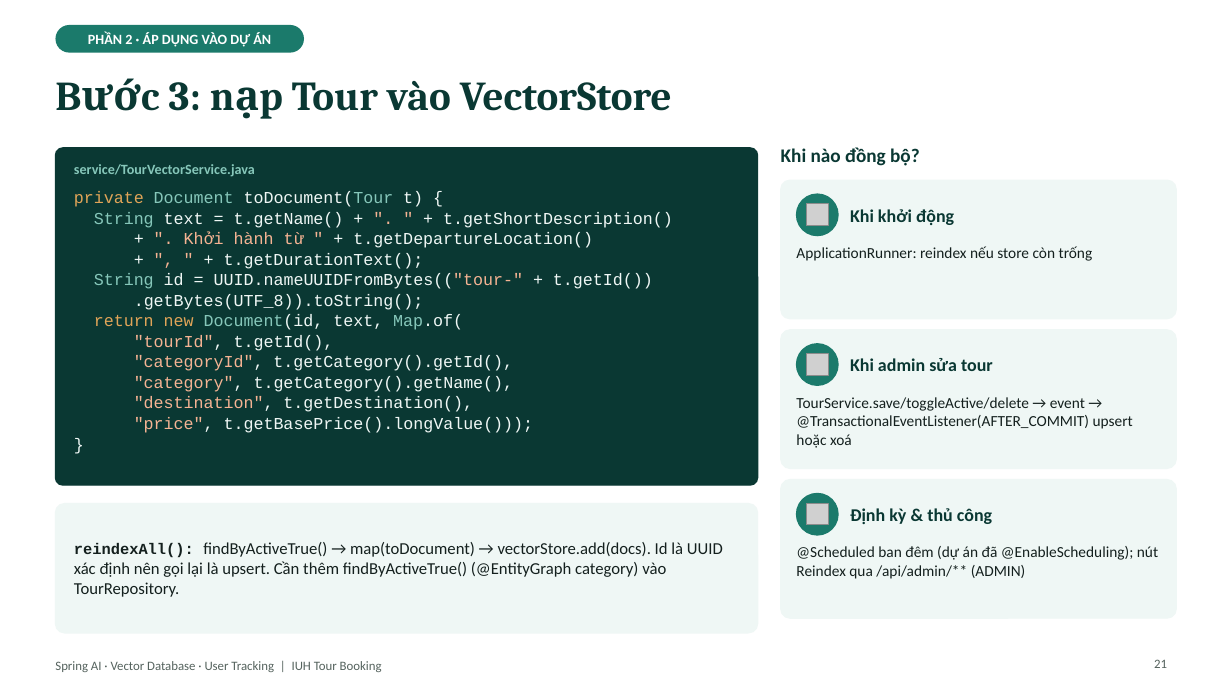
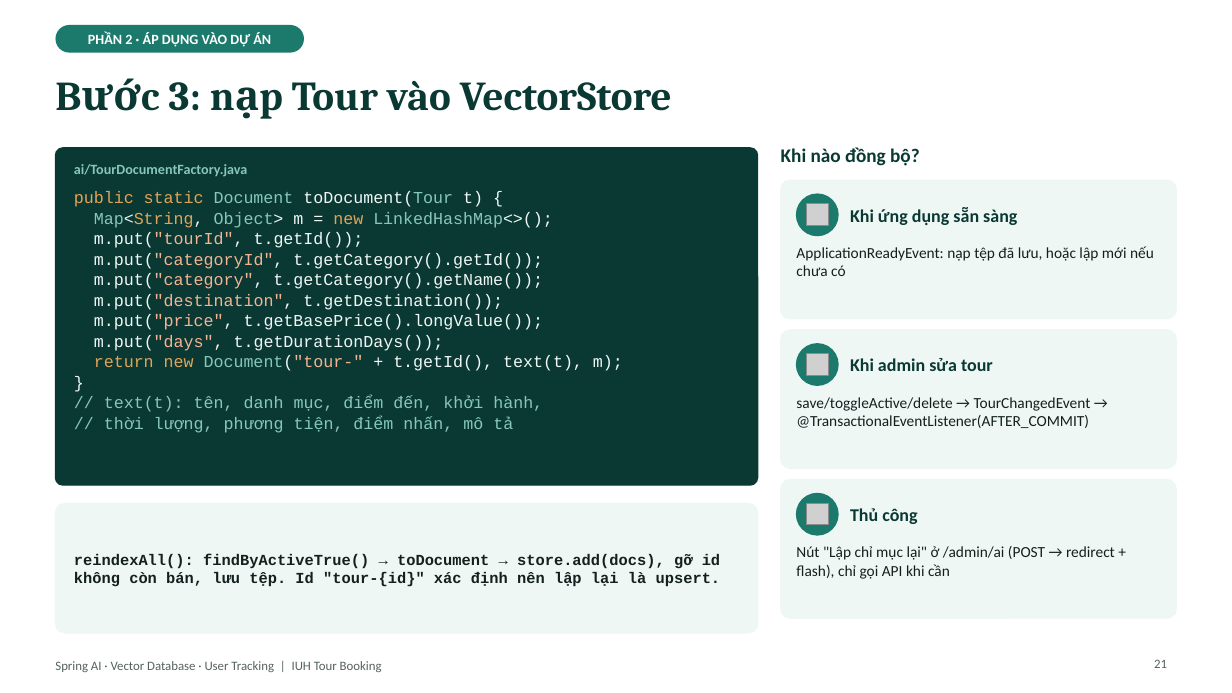
Before and after one commit to kanele05/project_www, a slide deck: slide 21 of docs/presentation/SpringAI_VectorDB_UserTracking.pptx. Drawn at 1232x693 pixels with LibreOffice and Linux fonts; fonts in the diff are those of the drawing; grey boxes stand for pictures. Boxes give left, top, right and bottom in pixels: in the first picture for what was removed or moved away, otherwise in the second. Text is boxed around its words. In the diff, an @@ line names an element or a change of style, - is before the commit and + after.

```diff
--- a/docs/presentation/SpringAI_VectorDB_UserTracking.pptx
+++ b/docs/presentation/SpringAI_VectorDB_UserTracking.pptx
@@ text at [74,164,247,177]: text changed @@
-service/TourVectorService.java
+ai/TourDocumentFactory.java
@@ text at [74,191,623,371]: text changed @@
-private Document toDocument(Tour t) {
-String text = t.getName() + ". " + t.getShortDescription()
-+ ". Khởi hành từ " + t.getDepartureLocation()
-+ ", " + t.getDurationText();
-String id = UUID.nameUUIDFromBytes(("tour-" + t.getId())
-.getBytes(UTF_8)).toString();
-return new Document(id, text, Map.of(
-"tourId", t.getId(),
-"categoryId", t.getCategory().getId(),
-"category", t.getCategory().getName(),
-"destination", t.getDestination(),
-"price", t.getBasePrice().longValue()));
+public static Document toDocument(Tour t) {
+Map<String, Object> m = new LinkedHashMap<>();
+m.put("tourId", t.getId());
+m.put("categoryId", t.getCategory().getId());
+m.put("category", t.getCategory().getName());
+m.put("destination", t.getDestination());
+m.put("price", t.getBasePrice().longValue());
+m.put("days", t.getDurationDays());
+return new Document("tour-" + t.getId(), text(t), m);
@@ text at [850,207,1017,225]: text changed @@
-Khi khởi động
+Khi ứng dụng sẵn sàng
@@ text at [796,246,1154,276]: text changed @@
-ApplicationRunner: reindex nếu store còn trống
+ApplicationReadyEvent: nạp tệp đã lưu, hoặc lập mới nếu chưa có
@@ text at [104,396,543,433]: paragraphs added @@
+// text(t): tên, danh mục, điểm đến, khởi hành,
+// thời lượng, phương tiện, điểm nhấn, mô tả
@@ text at [796,397,1091,428]: text changed @@
-TourService.save/toggleActive/delete → event → @TransactionalEventListener(AFTER_COMMIT) upsert hoặc xoá
+save/toggleActive/delete → TourChangedEvent → @TransactionalEventListener(AFTER_COMMIT)
@@ text at [850,508,917,524]: text changed @@
-Định kỳ & thủ công
+Thủ công
@@ text at [74,553,721,587]: text changed; size 13 to 12 pt; font Calibri to Courier New; bold on @@
-reindexAll(): findByActiveTrue() → map(toDocument) → vectorStore.add(docs). Id là UUID xác định nên gọi lại là upsert. Cần thêm findByActiveTrue() (@EntityGraph category) vào TourRepository.
+reindexAll(): findByActiveTrue() → toDocument → store.add(docs), gỡ id không còn bán, lưu tệp. Id "tour-{id}" xác định nên lập lại là upsert.
@@ text at [796,546,1115,579]: text changed @@
-@Scheduled ban đêm (dự án đã @EnableScheduling); nút Reindex qua /api/admin/** (ADMIN)
+Nút "Lập chỉ mục lại" ở /admin/ai (POST → redirect + flash), chỉ gọi API khi cần
```
Also in this commit, not shown: 20 other slides changed, 3 other files.
